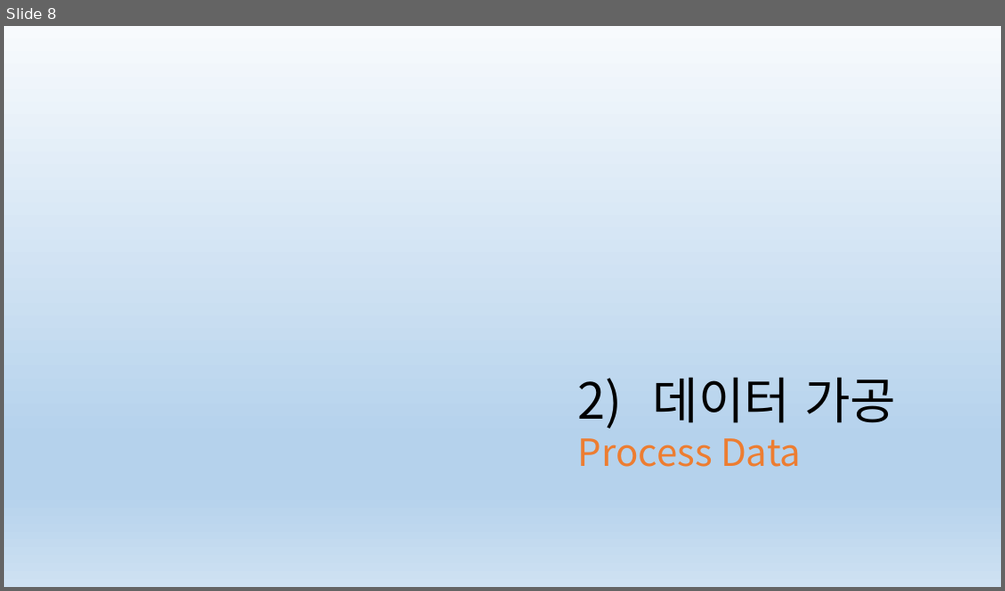
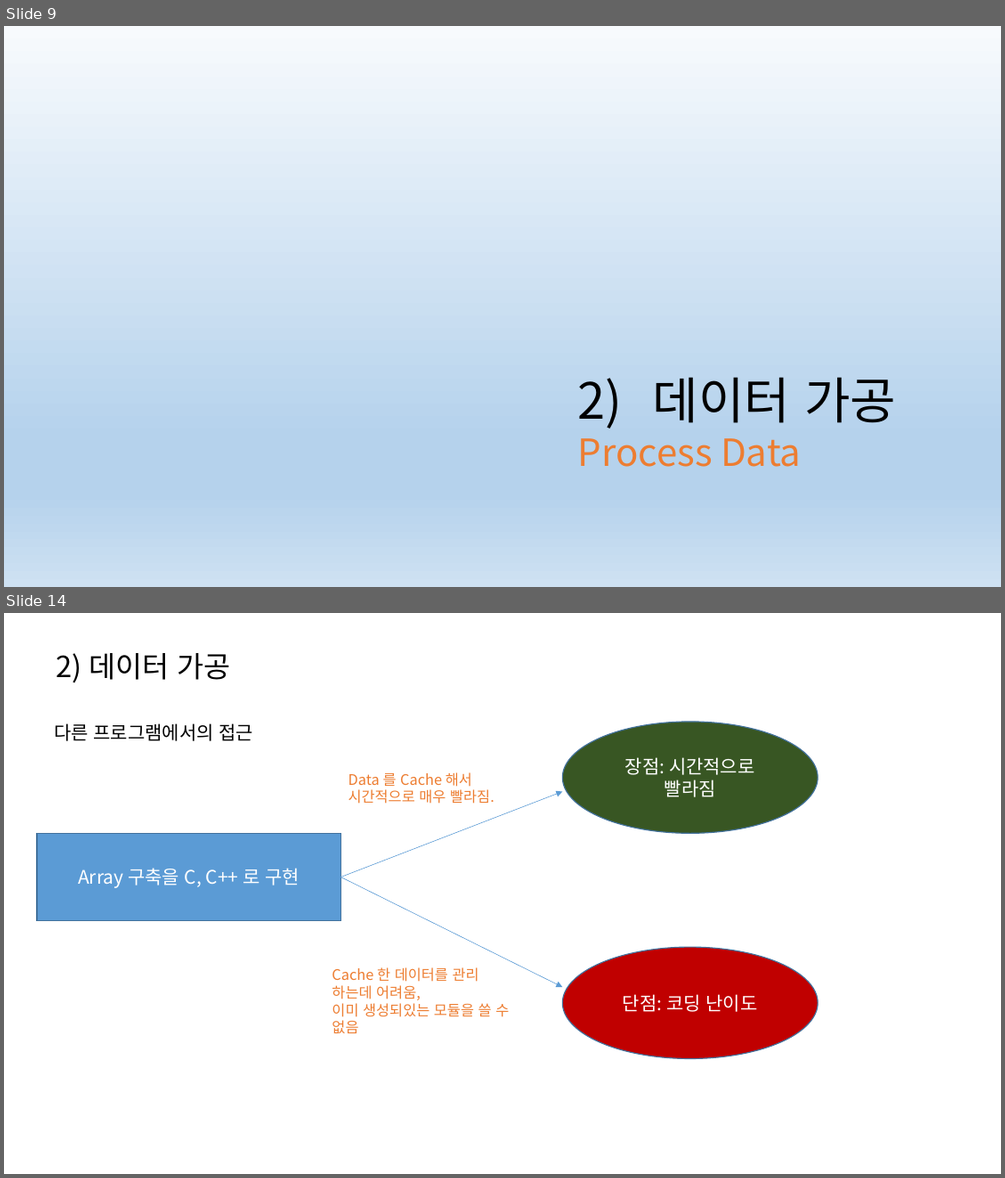
Before and after one commit to csjungminlim/MatrixCompletion, a slide deck: 넷플릭스.pptx. Shown one above the other, each under a label of ours: slide 8 before the commit, slides 9 and 14 after it; the slides between them are not shown. The pictures are 1005x591 and 1005x1178 pixels, drawn with LibreOffice and Linux fonts; fonts in the diff are those of the drawing. Boxes give left, top, right and bottom in pixels: in the first picture for what was removed or moved away, otherwise in the second. Text is boxed around its words. In the diff, an @@ line names an element or a change of style, - is before the commit and + after.

```diff
--- a/넷플릭스.pptx
+++ b/넷플릭스.pptx
@@ slide 14 added at [4,613,1001,1174], background #FFFFFF @@
@@ text added at [57,653,230,682], 28 pt, text #000000 @@
+2) 데이터 가공
@@ text added at [54,723,254,741], 18 pt, text #000000 @@
+다른 프로그램에서의 접근
@@ ellipse added at [563,722,817,833], fill #385723, outline #43739E 1 pt, 18 pt, text #FFFFFF @@
+장점: 시간적으로 빨라짐
@@ text added at [348,772,494,803], 14 pt, text #ED7D31 @@
+Data 를 Cache 해서
+시간적으로 매우 빨라짐.
@@ arrow added from (340, 877) to (563, 792), #5B9BD5 0.5 pt @@
@@ rectangle added at [37,833,340,920], fill #5B9BD5, outline #43739E 1 pt, 18 pt, text #FFFFFF @@
+Array 구축을 C, C++ 로 구현
@@ arrow added from (340, 877) to (563, 987), #5B9BD5 0.5 pt @@
@@ ellipse added at [563,948,817,1059], fill #C00000, outline #43739E 1 pt, 18 pt, text #FFFFFF @@
+단점: 코딩 난이도
@@ text added at [332,967,509,1033], 14 pt, text #ED7D31 @@
+Cache 한 데이터를 관리 하는데 어려움,
+이미 생성되있는 모듈을 쓸 수 없음
@@ what was slide 8 is now slide 9 @@
```
Also in this commit, not shown: 1 slide changed, 12 other slides added.
